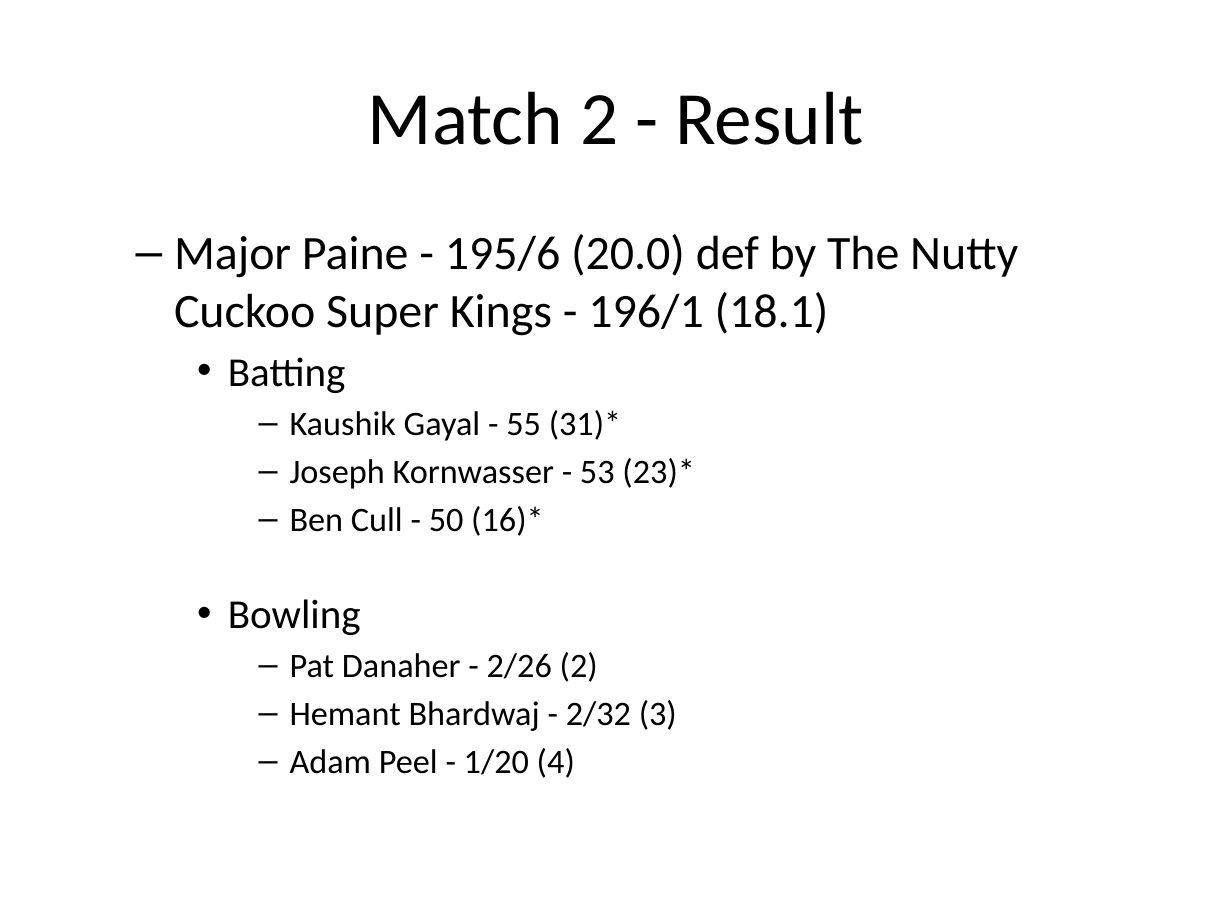
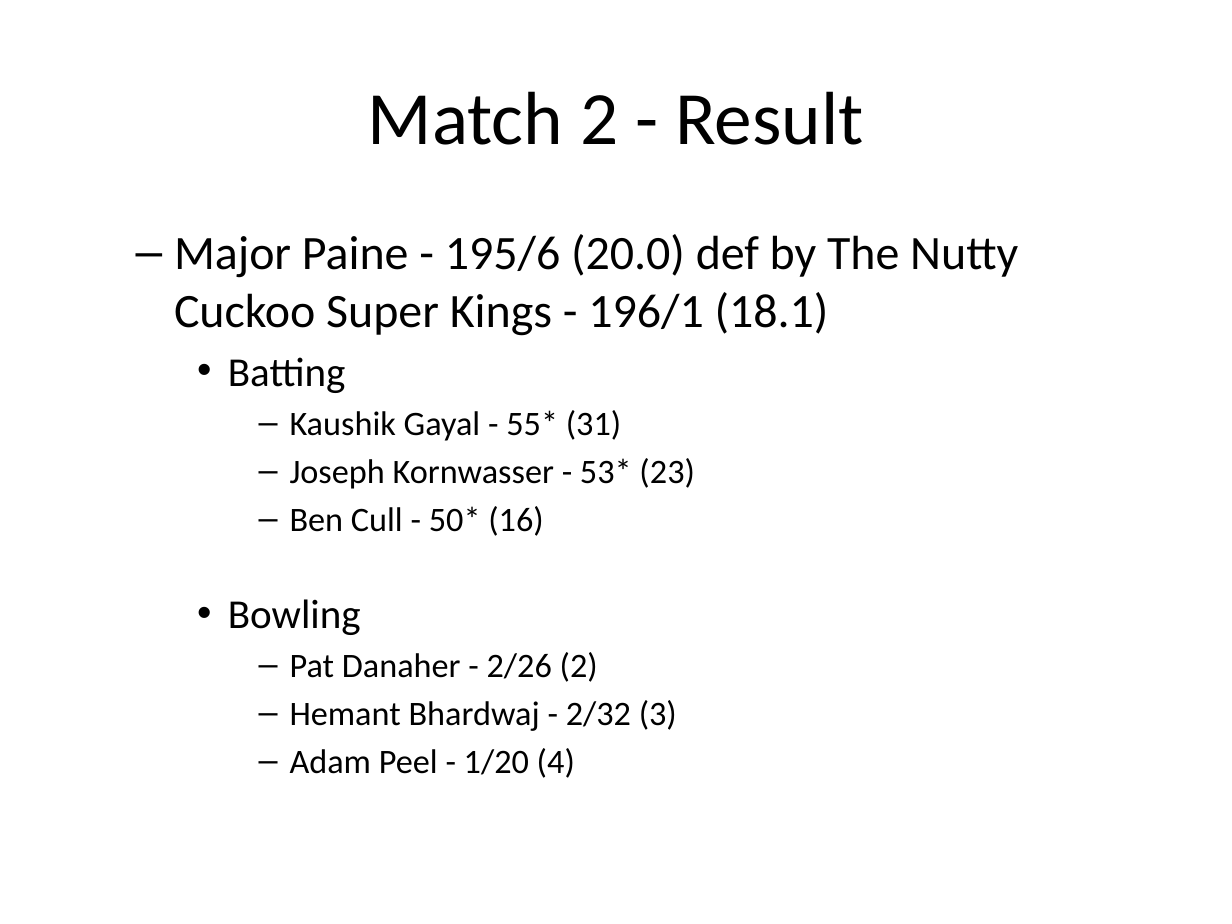
Before and after one commit to jimmyday12/nutty-cuckoo-super-kings, a slide deck: slide 10 of docs/presentations/preso-summer-2021.pptx (slide 16 before the commit). Drawn at 1232x924 pixels with LibreOffice and Linux fonts; fonts in the diff are those of the drawing. Boxes give left, top, right and bottom in pixels: in the first picture for what was removed or moved away, otherwise in the second. Text is boxed around its words. In the diff, an @@ line names an element or a change of style, - is before the commit and + after.

```diff
--- a/docs/presentations/preso-summer-2021.pptx
+++ b/docs/presentations/preso-summer-2021.pptx
@@ text at (290, 410, 694, 536): text changed @@
-      – Kaushik Gayal - 55 (31)*
-      – Joseph Kornwasser - 53 (23)*
-      – Ben Cull - 50 (16)*
+      – Kaushik Gayal - 55* (31)
+      – Joseph Kornwasser - 53* (23)
+      – Ben Cull - 50* (16)
```
Also in this commit, not shown: 4 other slides changed, 6 slides removed, 9 other files.
